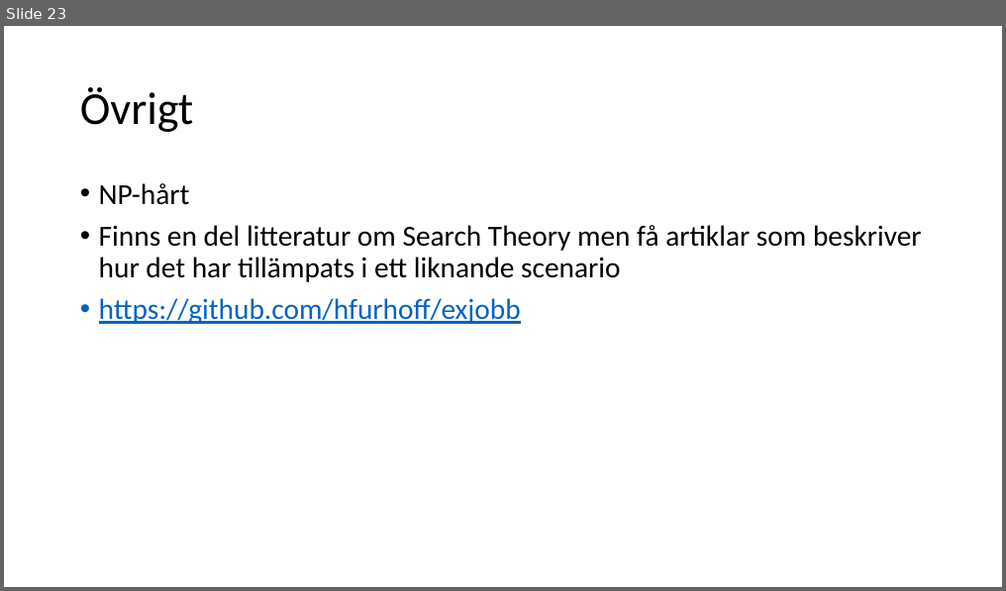
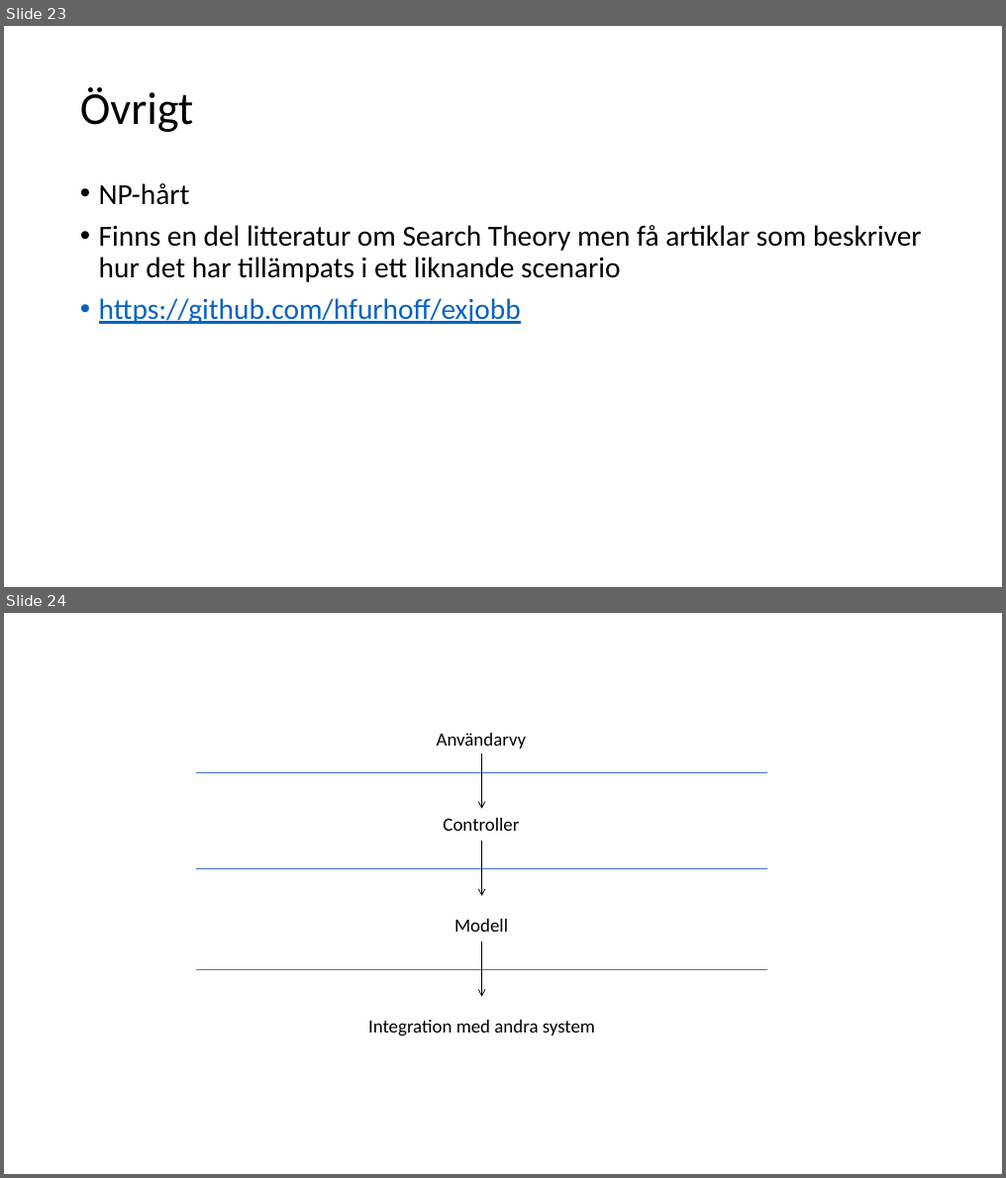
Before and after one commit to hfurhoff/exjobb, a slide deck: uml/motala.pptx. Shown one above the other, each under a label of ours: slide 23 before the commit, slides 23 and 24 after it. The pictures are 1006x591 and 1006x1178 pixels, drawn with LibreOffice and Linux fonts; fonts in the diff are those of the drawing. Boxes give left, top, right and bottom in pixels: in the first picture for what was removed or moved away, otherwise in the second. Text is boxed around its words. In the diff, an @@ line names an element or a change of style, - is before the commit and + after.

```diff
--- a/uml/motala.pptx
+++ b/uml/motala.pptx
@@ slide 24 added at (x1=4, y1=613, x2=1002, y2=1174), background #FFFFFF @@
@@ text added at (x1=437, y1=733, x2=527, y2=749), 18 pt, text #000000 @@
+Användarvy
@@ arrow added from (481, 754) to (481, 808), #000000 0.75 pt @@
@@ line added from (196, 772) to (767, 772), #4472C4 0.5 pt @@
@@ text added at (x1=443, y1=818, x2=519, y2=831), 18 pt, text #000000 @@
+Controller
@@ arrow added from (481, 842) to (481, 896), #000000 0.75 pt @@
@@ line added from (196, 868) to (767, 868), #4472C4 0.5 pt @@
@@ text added at (x1=454, y1=919, x2=508, y2=932), 18 pt, text #000000 @@
+Modell
@@ arrow added from (481, 942) to (481, 997), #000000 0.75 pt @@
@@ line added from (196, 969) to (767, 969), #4472C4 0.5 pt @@
@@ text added at (x1=368, y1=1020, x2=595, y2=1037), 18 pt, text #000000 @@
+Integration med andra system
```
Also in this commit, not shown: 2 other slides added, 25 other files.
